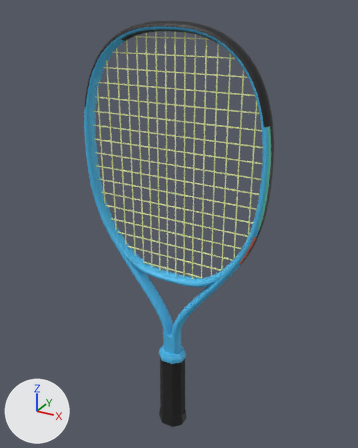
A saved change to the glTF model assets/realistic/yonex-junior-23.glb.
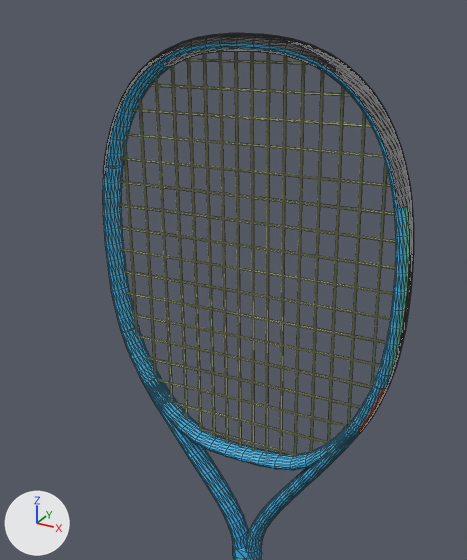
The first picture shows the older version from a 50 mm camera at (0.297, -0.52, 0.599) aimed at (0.001, 0.019, 0.33). The close-ups show the older and then the newer version on the part from 6% to 86% of the width and 0% to 76% of the height of that picture. Only the edits that show in the close-ups are written down. Lighting does not change. The marker at lower left points along +X, +Y and +Z. The close-ups show mesh edges as thin lines. Where no turn or scale is listed for an object, it has been applied to the vertices. Vertices at exactly the same position are counted once.

Script lines for the objects in view, before the commit:
```python
me_bumper = bpy.data.meshes.new('bumper')
me_bumper.from_pydata(...)  # 261 vertices, 448 faces; spans x -0.127..0.127, y -0.01..0.01, z -0.052..0.052
me_bumper.materials.append(mat_mat_bumper)  # black #17171a
me_frame = bpy.data.meshes.new('frame')
me_frame.from_pydata(...)  # 1786 vertices, 3508 faces; spans x -0.13..0.13, y -0.01..0.01, z -0.229..0.229
me_frame.materials.append(mat_mat_frame)
me_strings_mains = bpy.data.meshes.new('strings_mains')
me_strings_mains.from_pydata(...)  # 128 vertices, 128 faces; spans x -0.108..0.108, y -0.001..0.001, z -0.156..0.156
me_strings_mains.materials.append(mat_mat_strings_mains)  # green #e8f2a8
ob_bumper = bpy.data.objects.new('bumper', me_bumper)
ob_bumper.location = (0.0, 0.0, 0.5321)
ob_frame = bpy.data.objects.new('frame', me_frame)
ob_frame.location = (0.0, 0.0, 0.3557)
ob_strings_mains = bpy.data.objects.new('strings_mains', me_strings_mains)
ob_strings_mains.location = (0.0, -0.0003, 0.4174)
# also in view: 'strings_crosses' at (0.0, 0.0, 0.417); 'grommets' at (0.0, 0.0, 0.392)
```
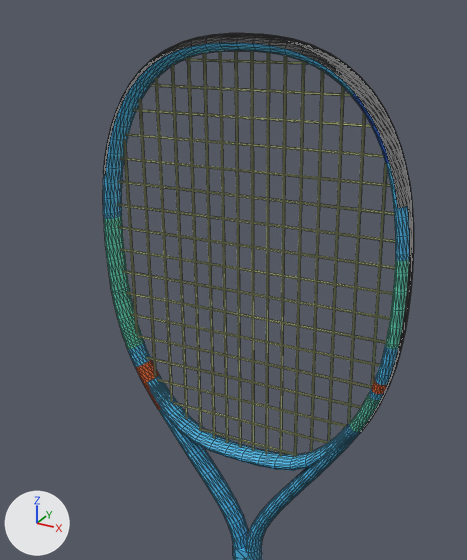
Where the change shows, as pixel boxes (x1, y1, x2, y2) in the close-ups (467 x 560 px; the box of a moved part takes in the faces that stretch with it):
```json
{"part": 1, "of": "me_frame", "change": "reshaped", "before": [114, 300, 139, 333], "after": [112, 286, 169, 421]}
{"part": 2, "of": "me_frame", "change": "reshaped", "before": [373, 369, 390, 390], "after": [321, 342, 399, 465]}
{"part": 3, "of": "me_frame", "change": "moved or reshaped", "before": [106, 56, 178, 169], "after": [103, 79, 153, 230]}
{"part": 4, "of": "me_frame", "change": "moved or reshaped", "before": [313, 60, 396, 199], "after": [349, 89, 409, 274]}
{"part": 5, "of": "me_frame", "change": "recoloured", "before": [104, 46, 409, 432], "after": [104, 46, 409, 432]}
```

The change, as JSON lines over the scene's bpy script:
```json
{"block": "me_frame", "where": "# used by ob_frame; location = (0.0, 0.0, 0.3557)"}
{"op": "remove", "block": "me_frame", "code": "me_frame.from_pydata(...)  # 1786 vertices, 3508 faces; spans x -0.13..0.13, y -0.01..0.01, z -0.229..0.229"}
{"op": "add", "block": "me_frame", "code": "me_frame.from_pydata(...)  # 1978 vertices, 3892 faces; spans x -0.13..0.13, y -0.01..0.01, z -0.229..0.229"}
{"block": "me_frame", "change": "me_frame part 1: 12 vertices moved from x -0.12..-0.11, y -0.01..0.01, z -0.009..-0.006 to x -0.121..-0.11, y -0.01..0.01, z -0.006..-0.003; 20 vertices removed from x -0.123..-0.112, y -0.01..0.01, z -0.009..0.005; 100 vertices added at x -0.127..-0.076, y -0.01..0.01, z -0.076..0.025"}
{"block": "me_frame", "change": "me_frame part 2: 16 vertices moved from x 0.11..0.12, y -0.01..0.01, z -0.009..-0.006 to x 0.108..0.118, y -0.01..0.01, z -0.014..-0.011; 16 vertices removed from x 0.112..0.123, y -0.01..0.01, z 0.002..0.005; 96 vertices added at x 0.076..0.127, y -0.01..0.01, z -0.076..0.025"}
{"block": "me_frame", "change": "me_frame part 3: 32 vertices removed from x -0.125..-0.062, y -0.01..0.01, z 0.13..0.216; 48 vertices added at x -0.13..-0.083, y -0.01..0.01, z 0.089..0.199"}
{"block": "me_frame", "change": "me_frame part 4: 32 vertices removed from x 0.062..0.125, y -0.01..0.01, z 0.13..0.216; 48 vertices added at x 0.083..0.13, y -0.01..0.01, z 0.089..0.199"}
{"block": "me_frame", "change": "me_frame part 5: 710 kept faces spanning x -0.13..0.13, y -0.01..0.01, z -0.07..0.221 get new vertex colours"}
```
